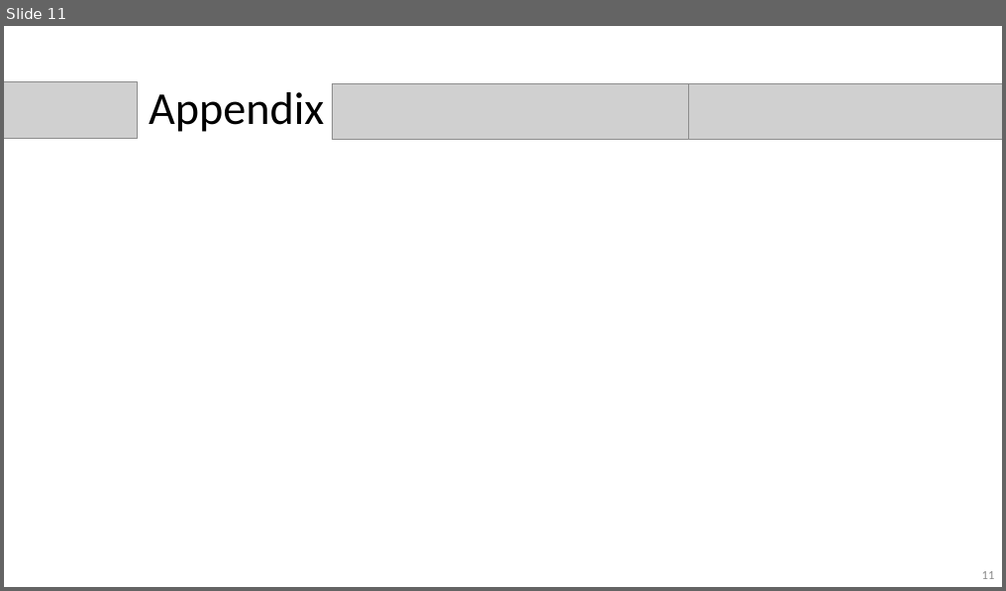
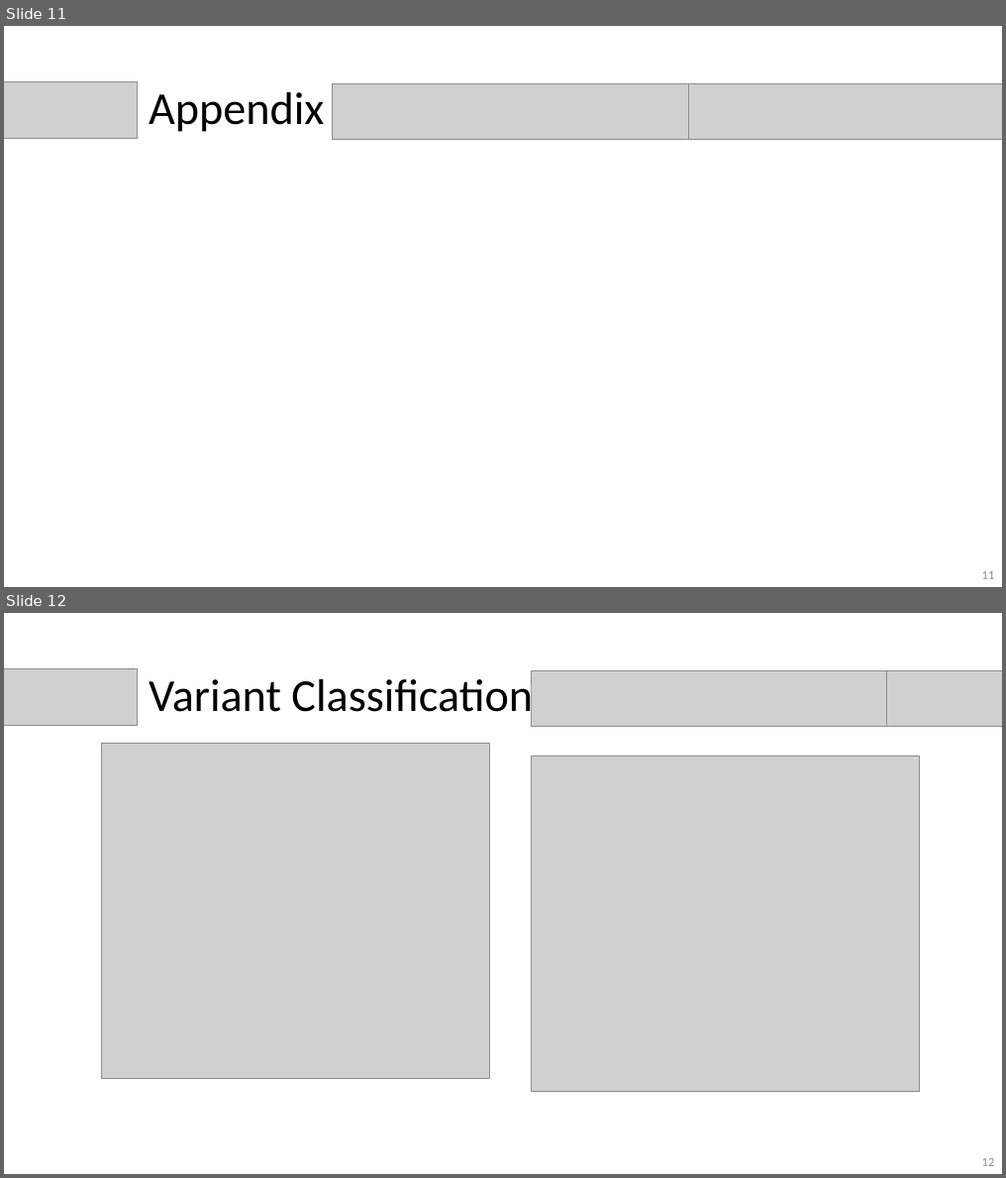
Before and after one commit to nkinnaird/GeneticVariantClassification, a slide deck: Presentation/GeneticVariantClassificationPres.pptx. Shown one above the other, each under a label of ours: slide 11 before the commit, slides 11 and 12 after it. The pictures are 1006x591 and 1006x1178 pixels, drawn with LibreOffice and Linux fonts; fonts in the diff are those of the drawing; grey boxes stand for pictures. Boxes give left, top, right and bottom in pixels: in the first picture for what was removed or moved away, otherwise in the second. Text is boxed around its words. In the diff, an @@ line names an element or a change of style, - is before the commit and + after.

```diff
--- a/Presentation/GeneticVariantClassificationPres.pptx
+++ b/Presentation/GeneticVariantClassificationPres.pptx
@@ slide 12 added at (4,613,1002,1174), background #FFFFFF @@
@@ picture added at (4,668,137,725) @@
@@ picture added at (531,670,887,727) @@
@@ picture added at (887,670,1002,727) @@
@@ title added at (149,673,533,723), 44 pt, text #000000 @@
+Variant Classification
@@ picture added at (101,744,489,1079) @@
@@ picture added at (531,756,919,1092) @@
@@ page number added at (982,1158,995,1166), 12 pt, text #8C8C8C @@
+12
```
Also in this commit, not shown: 9 slides changed, 6 other slides added, 6 slides removed, 1 other file.
